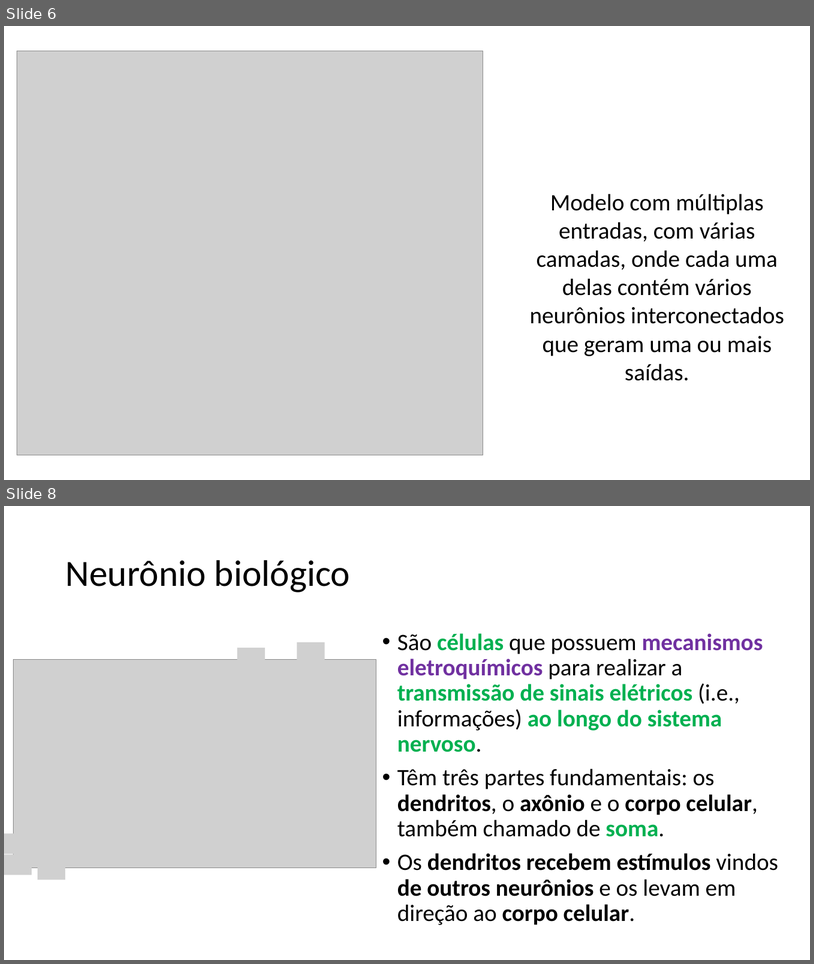
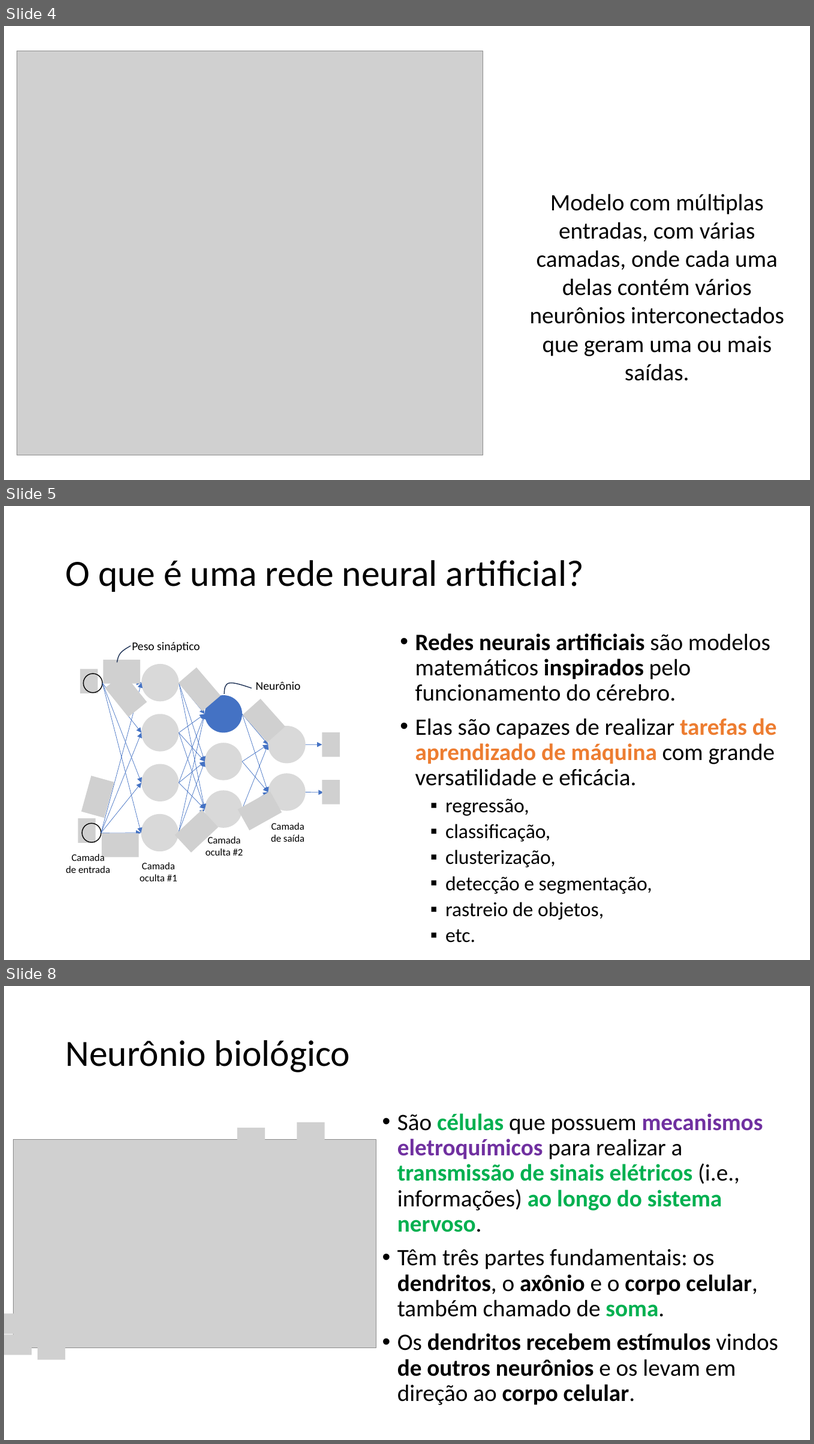
Before and after one commit to zz4fap/c24_inteligencia_artificial, a slide deck: slides/C24_MLP.pptx. Shown one above the other, each under a label of ours: slides 6 and 8 before the commit, slides 4, 5 and 8 after it; the slides between them are not shown. The pictures are 814x964 and 814x1444 pixels, drawn with LibreOffice and Linux fonts; fonts in the diff are those of the drawing; grey boxes stand for pictures. Boxes give left, top, right and bottom in pixels: in the first picture for what was removed or moved away, otherwise in the second. Text is boxed around its words. In the diff, an @@ line names an element or a change of style, - is before the commit and + after.

```diff
--- a/slides/C24_MLP.pptx
+++ b/slides/C24_MLP.pptx
@@ slide 5 added at (x1=4, y1=506, x2=810, y2=960), background #FFFFFF @@
@@ title added at (x1=65, y1=560, x2=584, y2=592), 44 pt, text #000000 @@
+O que é uma rede neural artificial?
@@ text added at (x1=416, y1=633, x2=777, y2=942), 28 pt, text #000000 @@
+• Redes neurais artificiais são modelos matemáticos inspirados pelo funcionamento do cérebro.
+• Elas são capazes de realizar tarefas de aprendizado de máquina com grande versatilidade e eficácia.
+  ▪ regressão,
+  ▪ classificação,
+  ▪ clusterização,
+  ▪ detecção e segmentação,
+  ▪ rastreio de objetos,
+  ▪ etc.
@@ group added at (x1=66, y1=642, x2=340, y2=881): 28 arrows, 12 pictures, 11 ellipses, 6 texts, 2 freeform shapes @@
+Neurônio
+Peso sináptico
+Camada de entrada
+Camada oculta #1
+Camada oculta #2
+Camada de saída
@@ what was slide 6 is now slide 4 @@
```
Also in this commit, not shown: 3 slides changed, 12 other slides added, 11 slides removed.
